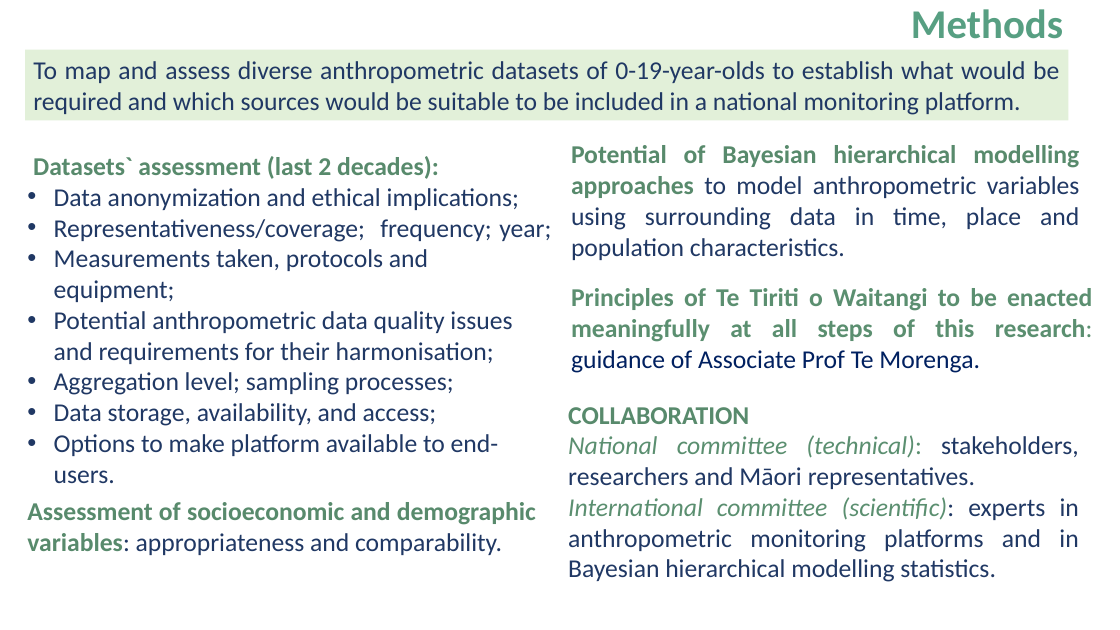
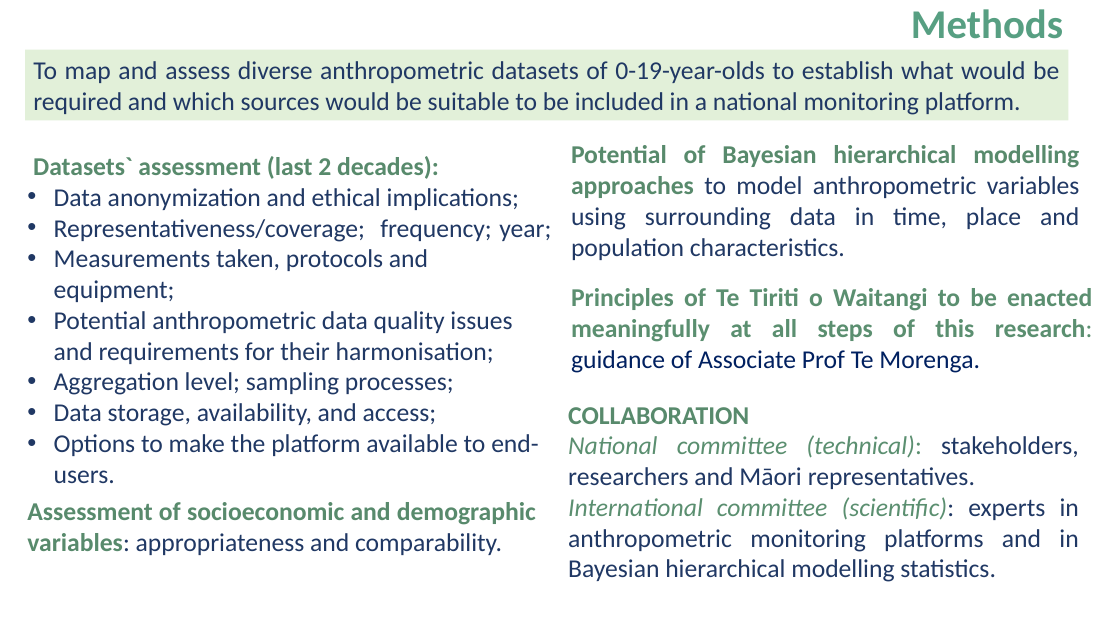
Before and after one commit to terourou/terourou.github.io, a slide deck: slide 3 of static/symposium/speakers/teresa_gontijo.pptx. Drawn at 1120x630 pixels with LibreOffice and Linux fonts; fonts in the diff are those of the drawing. Boxes give left, top, right and bottom in pixels: in the first picture for what was removed or moved away, otherwise in the second. Text is boxed around its words. In the diff, an @@ line names an element or a change of style, - is before the commit and + after.

Commit message:
update presentation

```diff
--- a/static/symposium/speakers/teresa_gontijo.pptx
+++ b/static/symposium/speakers/teresa_gontijo.pptx
@@ text at (54, 434, 538, 483): text changed @@
-• Options to make platform available to end-users.
+• Options to make the platform available to end-users.
```
Also in this commit, not shown: 1 other slide changed.
